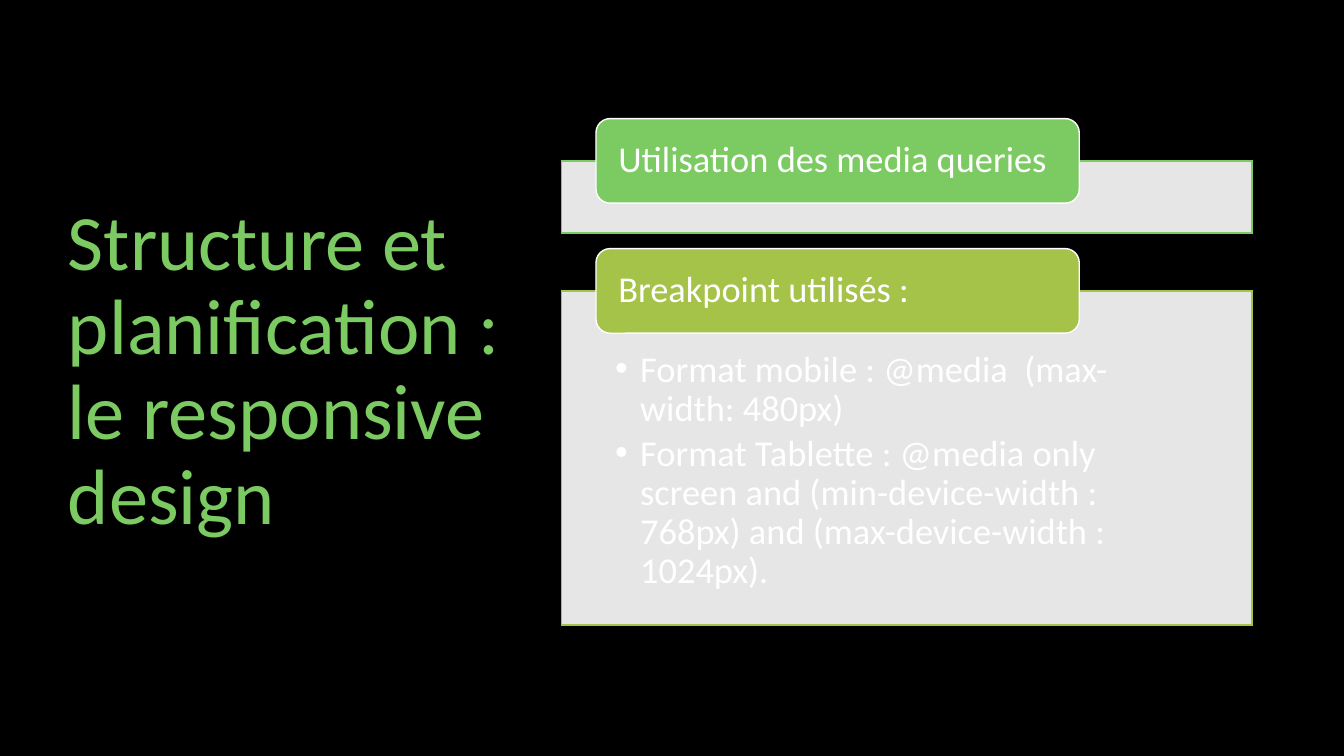
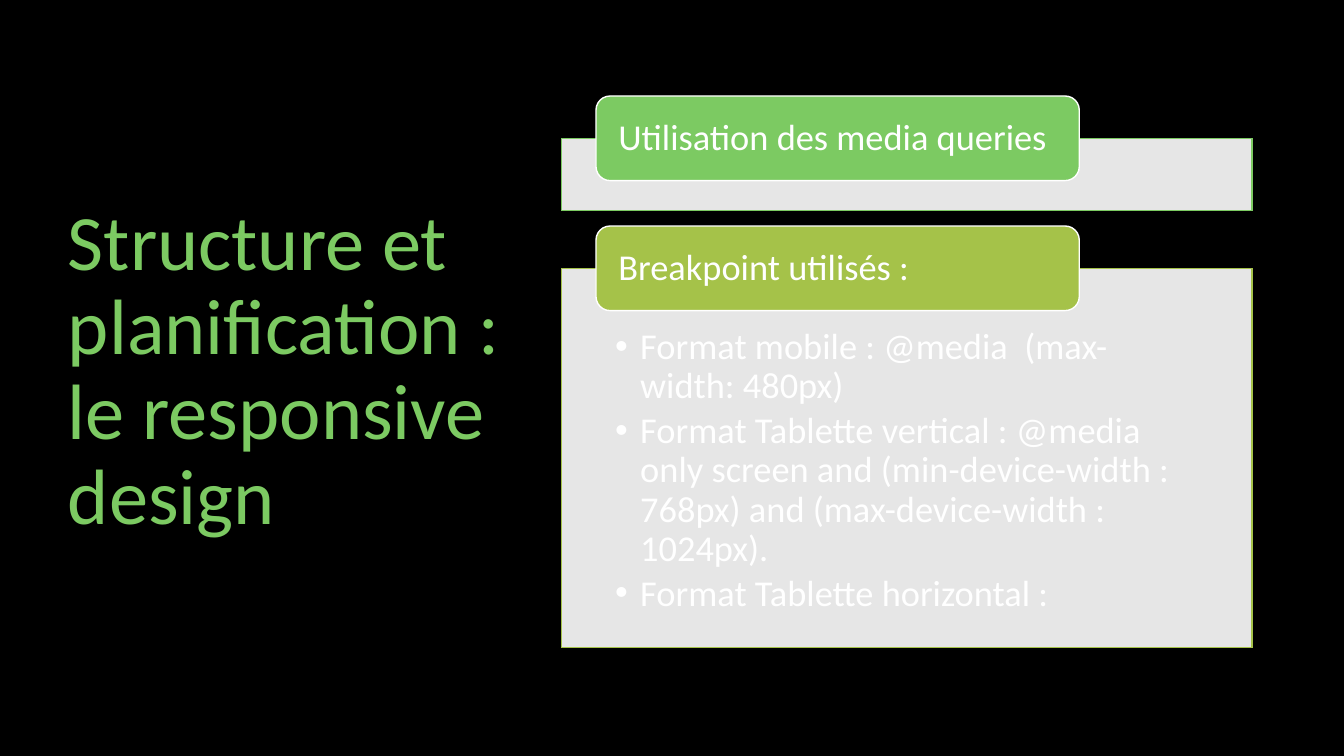
Before and after one commit to AminaZ-web/AminaZahid_2_27042021, a slide deck: slide 8 of AminaZahid_2_27042021/P2_03_support.pptx. Drawn at 1344x756 pixels with LibreOffice and Linux fonts; fonts in the diff are those of the drawing. Boxes give left, top, right and bottom in pixels: in the first picture for what was removed or moved away, otherwise in the second. Text is boxed around its words. In the diff, an @@ line names an element or a change of style, - is before the commit and + after.

```diff
--- a/AminaZahid_2_27042021/P2_03_support.pptx
+++ b/AminaZahid_2_27042021/P2_03_support.pptx
@@ 2 texts, 2 rounded rectangles, 1 rectangle: place and size @@
-2 texts, 2 rounded rectangles, 1 rectangle at [562,119,1252,334]
+2 texts, 2 rounded rectangles, 1 rectangle at [562,96,1252,311]
@@ rectangle: place and size @@
-rectangle at [562,291,1252,625]
+rectangle at [562,268,1252,647]
```
Also in this commit, not shown: 1 other slide changed, 31 other files.
